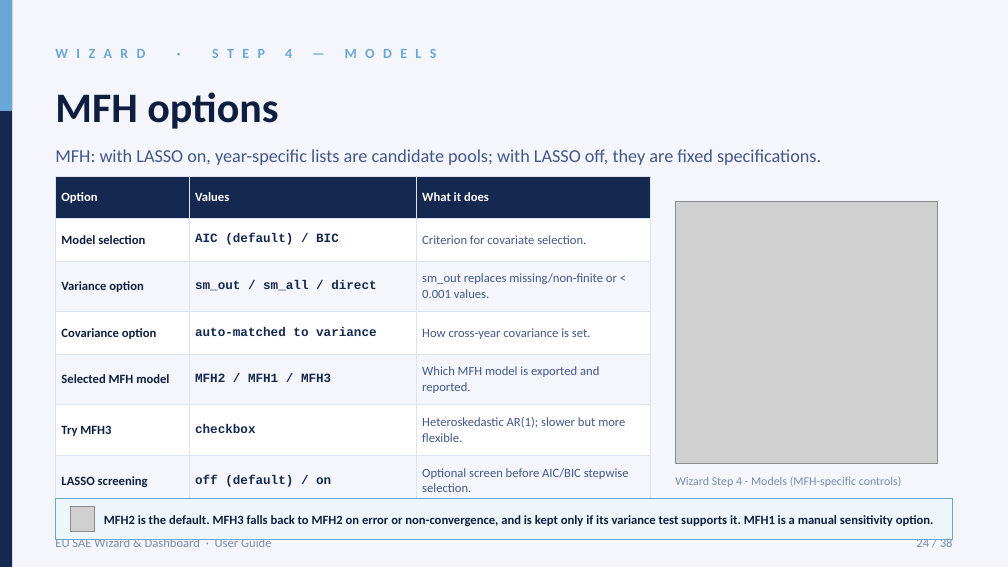
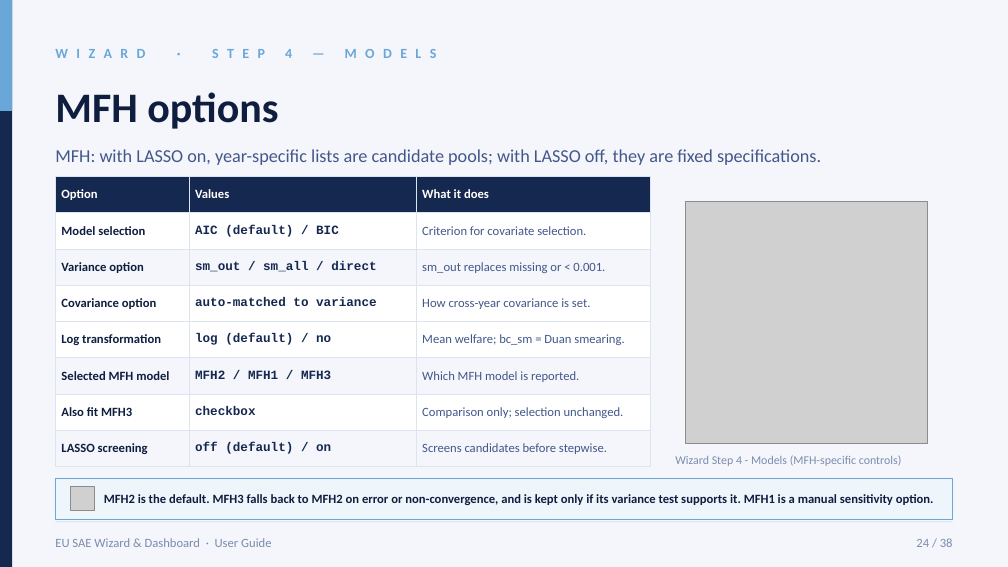
Before and after one commit to Noboyoshida227/eu-sae-application, a slide deck: slide 24 of docs/instructions/EU_SAE_User_Guide_5_2_0_rc_6_wizard_5_11.pptx. Drawn at 1008x567 pixels with LibreOffice and Linux fonts; fonts in the diff are those of the drawing; grey boxes stand for pictures. Boxes give left, top, right and bottom in pixels: in the first picture for what was removed or moved away, otherwise in the second. Text is boxed around its words. In the diff, an @@ line names an element or a change of style, - is before the commit and + after.

```diff
--- a/docs/instructions/EU_SAE_User_Guide_5_2_0_rc_6_wizard_5_11.pptx
+++ b/docs/instructions/EU_SAE_User_Guide_5_2_0_rc_6_wizard_5_11.pptx
@@ table at (x1=55, y1=176, x2=650, y2=472) @@
-row 3, column 3: sm_out replaces missing/non-finite or < 0.001 values.
+row 3, column 3: sm_out replaces missing or < 0.001.
-row 5: Selected MFH model | MFH2 / MFH1 / MFH3 | Which MFH model is exported and reported.
-row 6: Try MFH3 | checkbox | Heteroskedastic AR(1); slower but more flexible.
-row 7: LASSO screening | off (default) / on | Optional screen before AIC/BIC stepwise selection.
+row 5: Log transformation | log (default) / no | Mean welfare; bc_sm = Duan smearing.
+row 6: Selected MFH model | MFH2 / MFH1 / MFH3 | Which MFH model is reported.
+row 7: Also fit MFH3 | checkbox | Comparison only; selection unchanged.
+row 8: LASSO screening | off (default) / on | Screens candidates before stepwise.
@@ picture resized from (x1=675, y1=202, x2=937, y2=464) to (x1=685, y1=202, x2=927, y2=444) @@
@@ 2 texts, 1 picture, 1 rectangle moved together from (x1=55, y1=476, x2=953, y2=539) to (x1=55, y1=455, x2=953, y2=519) @@
```
Also in this commit, not shown: 6 other slides changed, 11 other files.
